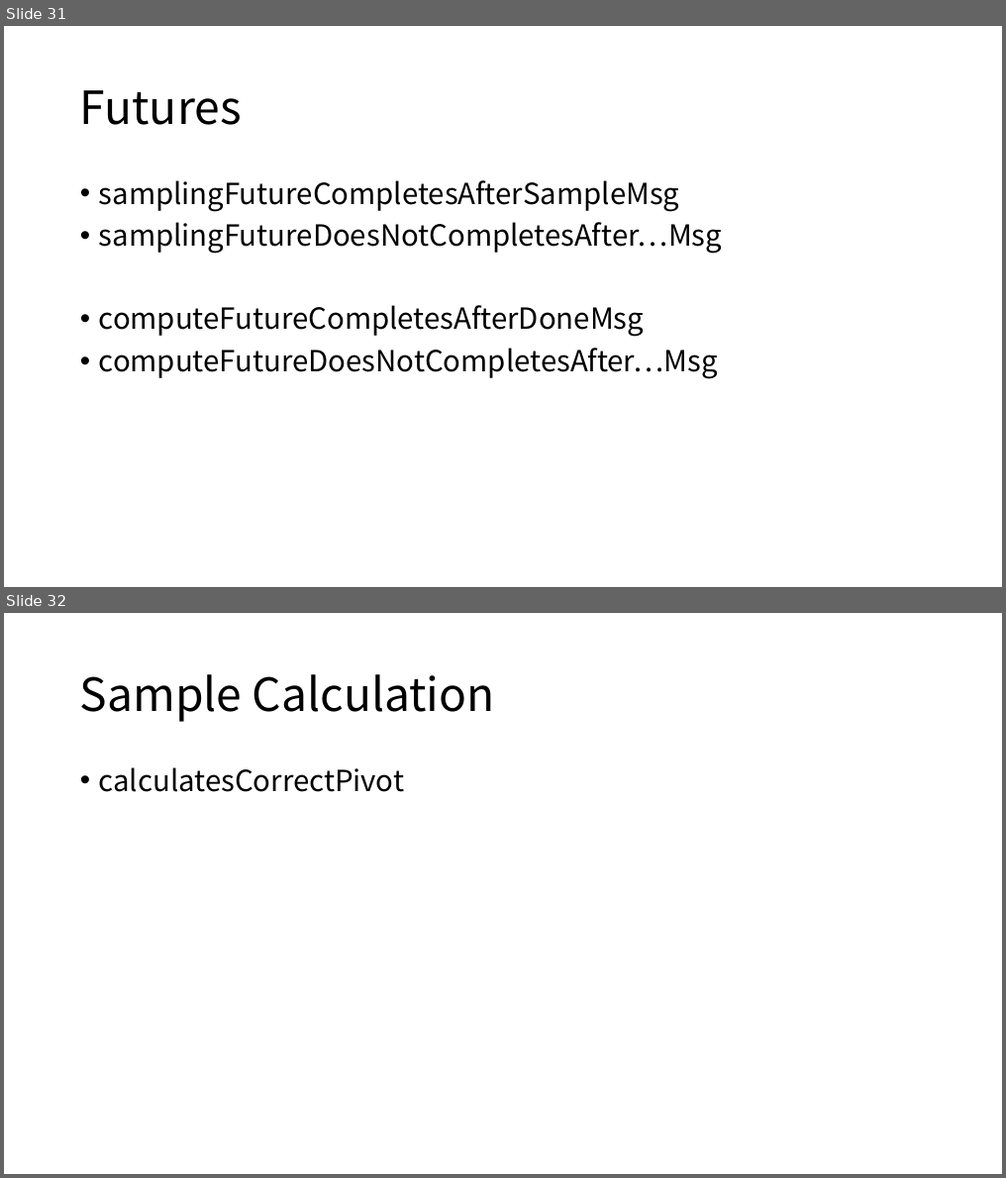
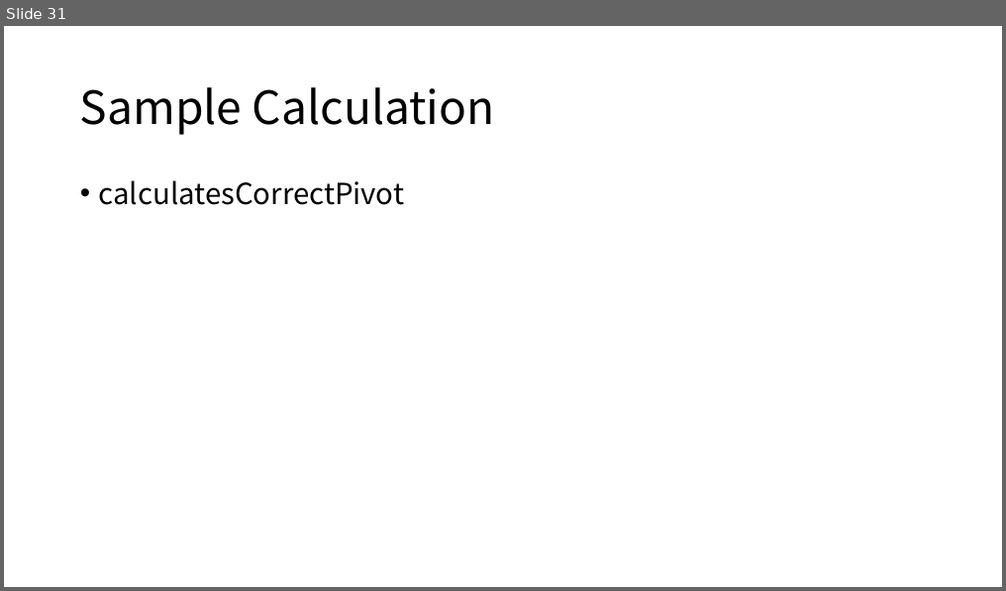
Before and after one commit to Eyebrowmoon/CS490, a slide deck: project.pptx. Shown one above the other, each under a label of ours: slides 31 and 32 before the commit, slide 31 after it. The pictures are 1006x1178 and 1006x591 pixels, drawn with LibreOffice and Linux fonts; fonts in the diff are those of the drawing. Boxes give left, top, right and bottom in pixels: in the first picture for what was removed or moved away, otherwise in the second. Text is boxed around its words. In the diff, an @@ line names an element or a change of style, - is before the commit and + after.

```diff
--- a/project.pptx
+++ b/project.pptx
@@ slide 31 removed at <box>4,26,1002,587</box>, background #FFFFFF @@
@@ title removed at <box>80,90,242,125</box> @@
-Futures
@@ text removed at <box>99,180,722,379</box> @@
-• samplingFutureCompletesAfterSampleMsg
-• samplingFutureDoesNotCompletesAfter…Msg
-• computeFutureCompletesAfterDoneMsg
-• computeFutureDoesNotCompletesAfter…Msg
@@ what was slide 32 is now slide 31 @@
```
Also in this commit, not shown: 5 slides changed, 1 slide added, 1 other slide removed.
